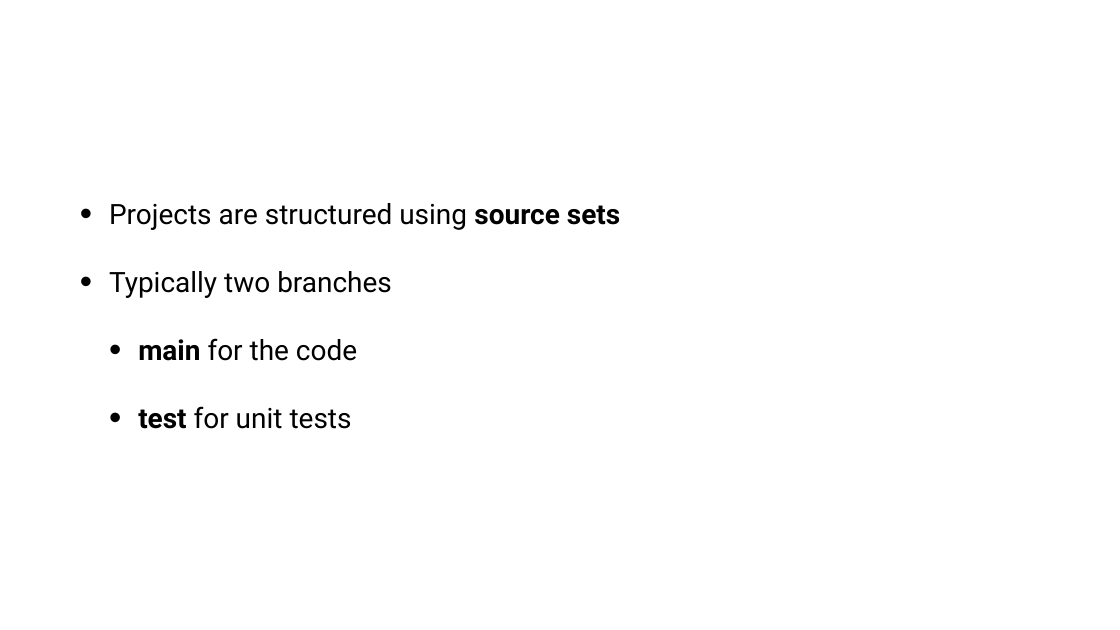
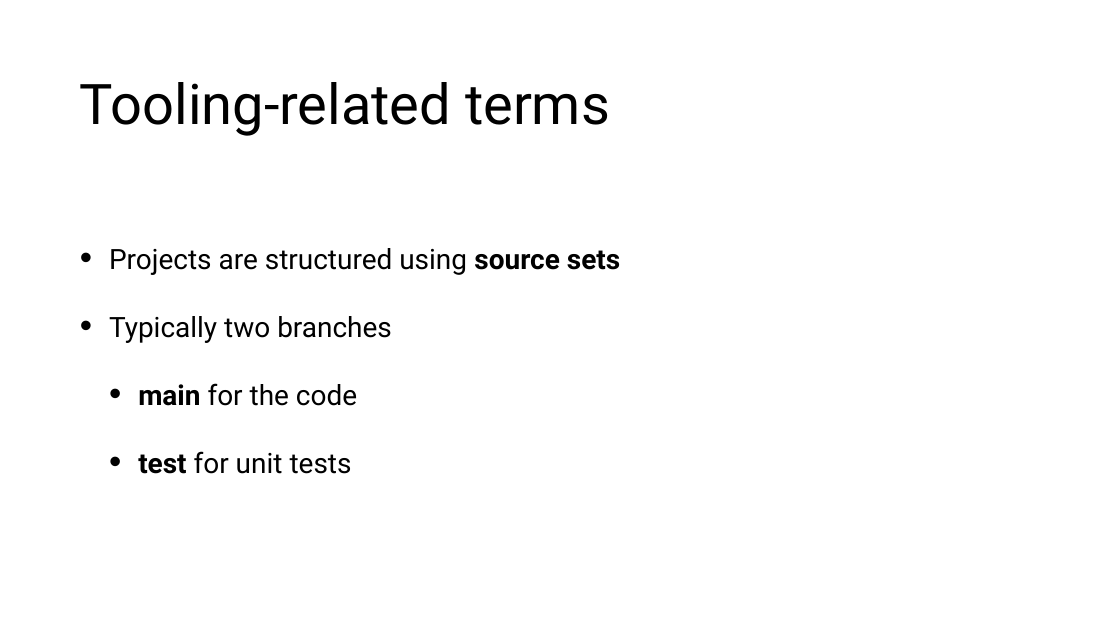
Before and after one commit to tkuenneth/compose_workshop, a slide deck: slide 13 of slides/06_Beyond Android.pptx (slide 9 before the commit). Drawn at 1120x630 pixels with LibreOffice and Linux fonts; fonts in the diff are those of the drawing; background and template pictures are left out. Boxes give left, top, right and bottom in pixels: in the first picture for what was removed or moved away, otherwise in the second. Text is boxed around its words. In the diff, an @@ line names an element or a change of style, - is before the commit and + after.

```diff
--- a/slides/06_Beyond Android.pptx
+++ b/slides/06_Beyond Android.pptx
@@ title added at [80, 82, 610, 136], 96 pt, text #000000 @@
+Tooling-related terms
@@ text "Projects are structured using source ...": place and size @@
-text "Projects are structured using source ..." at [109, 203, 620, 429]
+text "Projects are structured using source ..." at [109, 248, 620, 474]
```
Also in this commit, not shown: 2 other slides changed, 6 slides added, 2 slides removed.
